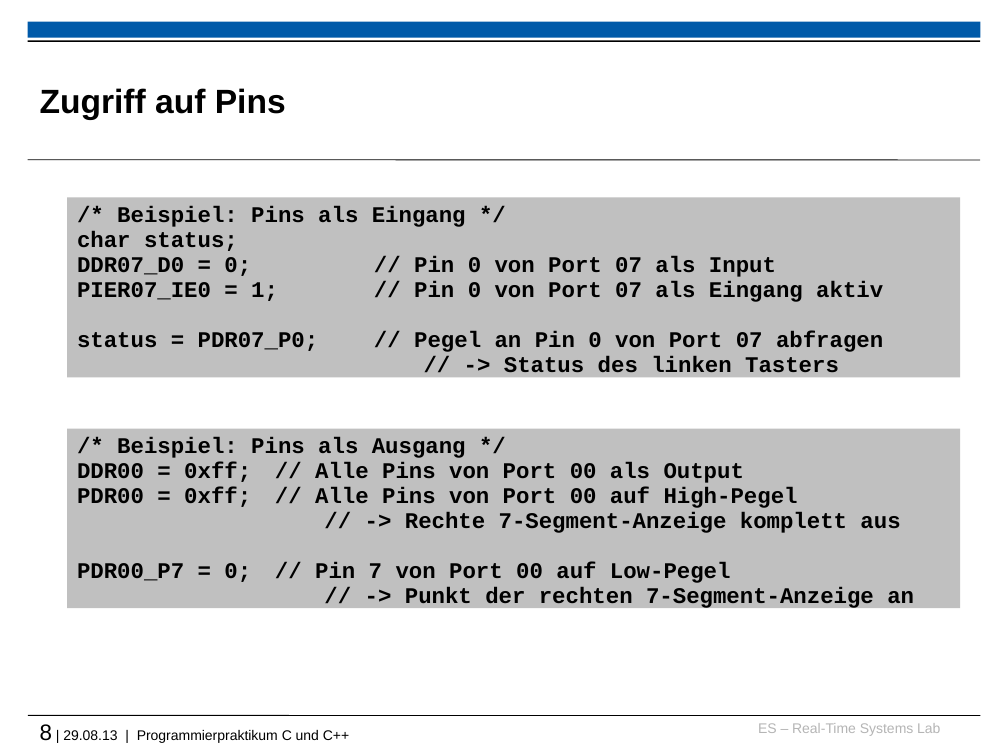
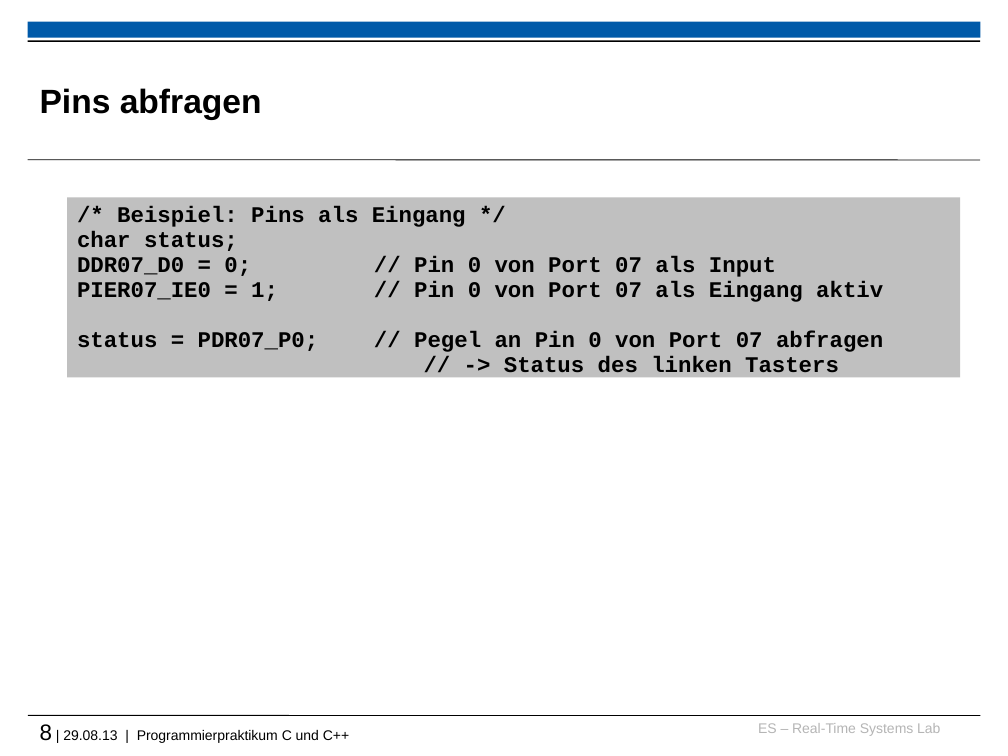
Before and after one commit to h82k/tud-cppp, a slide deck: slide 8 of Vorlesung/5 Embedded Systems.pptx. Drawn at 1008x756 pixels with LibreOffice and Linux fonts; fonts in the diff are those of the drawing; background and template pictures are left out. Boxes give left, top, right and bottom in pixels: in the first picture for what was removed or moved away, otherwise in the second. Text is boxed around its words. In the diff, an @@ line names an element or a change of style, - is before the commit and + after.

```diff
--- a/Vorlesung/5 Embedded Systems.pptx
+++ b/Vorlesung/5 Embedded Systems.pptx
@@ title at <box>40,88,262,120</box>: text changed @@
-Zugriff auf Pins
+Pins abfragen
@@ rectangle removed at <box>68,428,961,608</box> @@
-/* Beispiel: Pins als Ausgang */
-DDR00 = 0xff; // Alle Pins von Port 00 als Output
-PDR00 = 0xff; // Alle Pins von Port 00 auf High-Pegel
-// -> Rechte 7-Segment-Anzeige komplett aus
-PDR00_P7 = 0; // Pin 7 von Port 00 auf Low-Pegel
-// -> Punkt der rechten 7-Segment-Anzeige an
```
Also in this commit, not shown: 1 other slide changed, 2 slides added, 18 other files.
